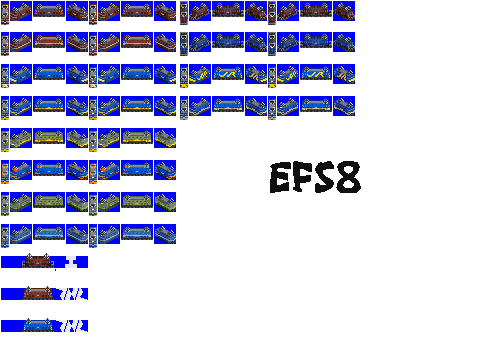
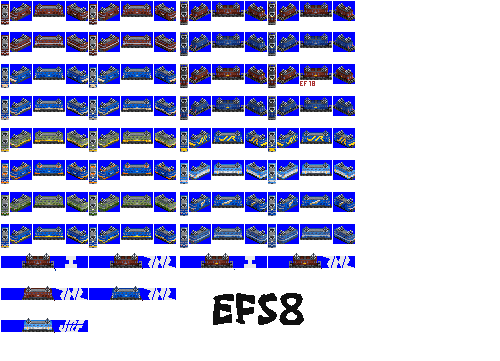
Layer changes from the first 500px x 361px image to the second:
added layer "pantos" above "exp" over [2, 4, 355, 246]
renamed "Pasted Layer #1" to "exp", painted on it over [1, 98, 361, 325]
renamed "Pasted Layer #2" to "cc", painted on it over [1, 98, 355, 248]
added layer "jrf" above "ef58" over [22, 162, 355, 332]
renamed "Pasted Layer" to "ef58", painted on it over [1, 4, 355, 332]
renamed "Pasted Layer #3" to "old cc", painted on it over [180, 64, 355, 120]
painted on "Old shape" over [110, 64, 355, 268]
painted on "ed79.png" over [54, 128, 355, 333]
